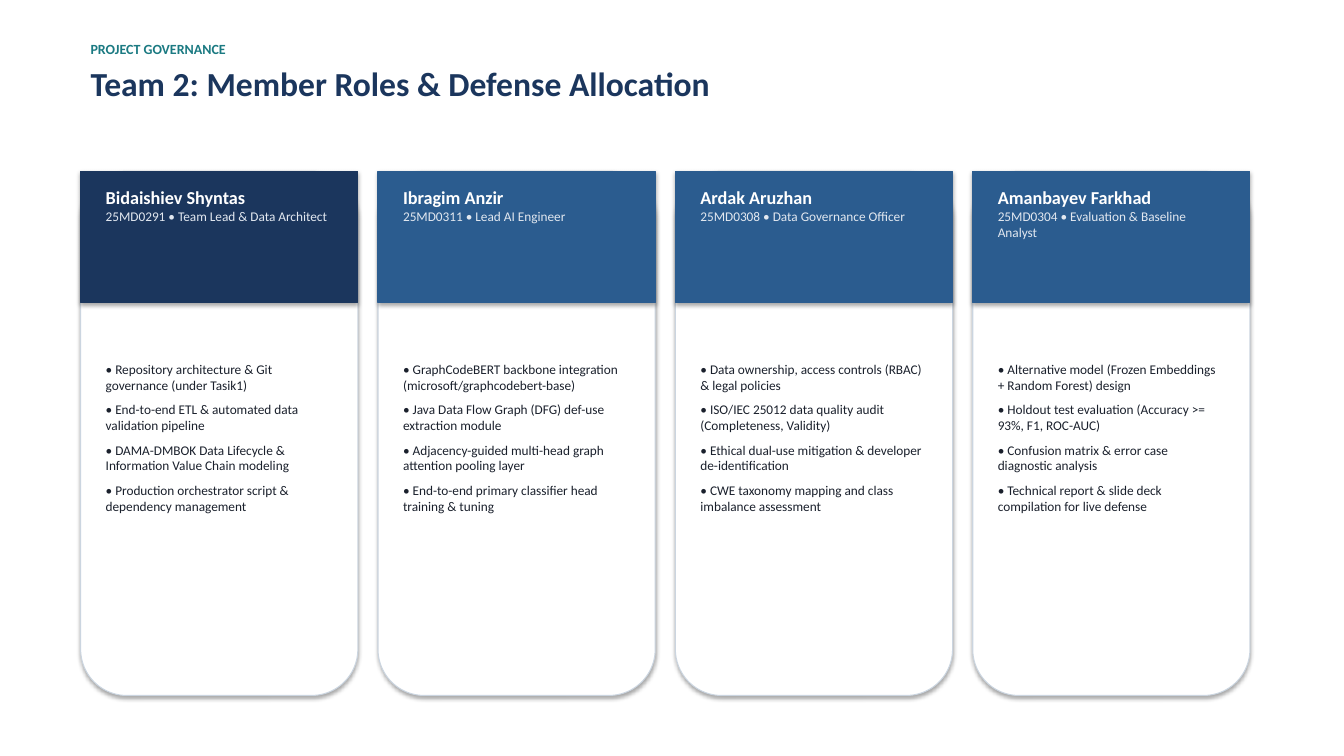
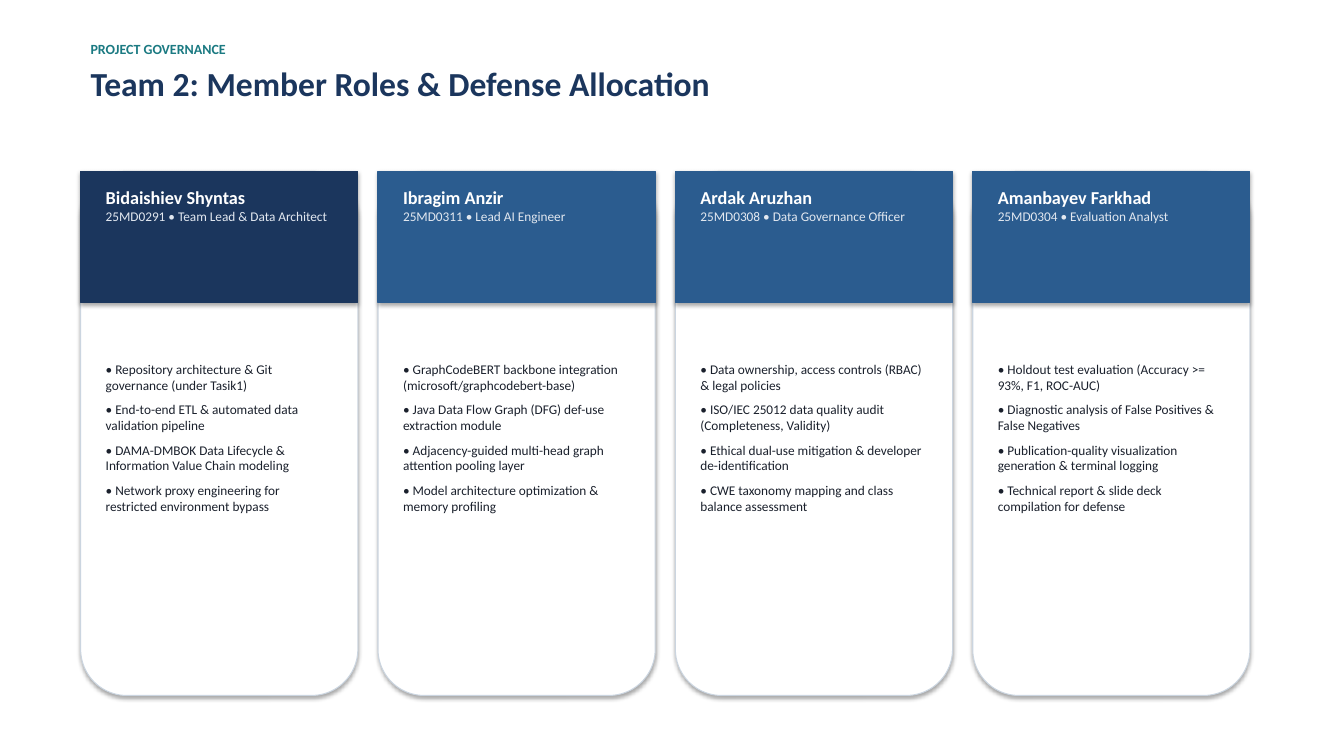
Before and after one commit to Tasik1/kbtu-mood-midterm-team2, a slide deck: slide 2 of docs/Midterm_Presentation_Team2.pptx. Drawn at 1344x756 pixels with LibreOffice and Linux fonts; fonts in the diff are those of the drawing. Boxes give left, top, right and bottom in pixels: in the first picture for what was removed or moved away, otherwise in the second. Text is boxed around its words. In the diff, an @@ line names an element or a change of style, - is before the commit and + after.

Commit message:
Align with Laboratory Work Report Template, remove alternative method, add technical problem evidence and screenshots

```diff
--- a/docs/Midterm_Presentation_Team2.pptx
+++ b/docs/Midterm_Presentation_Team2.pptx
@@ text at [998,211,1168,223]: text changed @@
-25MD0304 • Evaluation & Baseline Analyst
+25MD0304 • Evaluation Analyst
@@ text at [1007,364,1216,393]: paragraph removed @@
-• Alternative model (Frozen Embeddings + Random Forest) design
@@ text at [998,404,1202,513]: text changed @@
-• Confusion matrix & error case diagnostic analysis
-• Technical report & slide deck compilation for live defense
+• Diagnostic analysis of False Positives & False Negatives
+• Publication-quality visualization generation & terminal logging
+• Technical report & slide deck compilation for defense
@@ text at [106,486,279,513]: text changed @@
-• Production orchestrator script & dependency management
+• Network proxy engineering for restricted environment bypass
@@ text at [403,485,587,514]: text changed @@
-• End-to-end primary classifier head training & tuning
+• Model architecture optimization & memory profiling
@@ text at [700,485,893,511]: text changed @@
-• CWE taxonomy mapping and class imbalance assessment
+• CWE taxonomy mapping and class balance assessment
```
Also in this commit, not shown: 6 other slides changed, 1 slide added, 1 slide removed, 24 other files.
